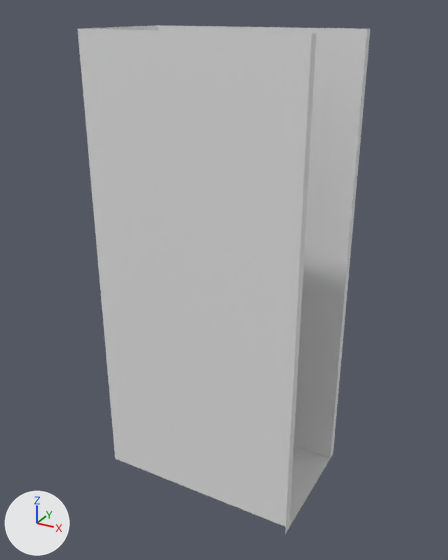
Before and after pictures for a commit that changed the OBJ model client/src/assets/models/building.004.obj.
Camera for both pictures: a camera (50 mm lens) standing at (21.7, -108.8, 103.6) and looking at (-38.1, -0.2, 49.3). Arrows for +X, +Y and +Z are at lower left; the lights stay in place. The picture after the commit comes second. Where no turn or scale is listed for an object, it has been applied to the vertices.

Before the edit, the objects in view are built like this:
```python
me_building_004 = bpy.data.meshes.new('Building.004')
me_building_004.from_pydata(...)  # 186 vertices, 198 faces; spans x -62.0..-15.0, y -15.0..15.0, z 0.5..100.0
# before: 0 (-15.0, -13.0, 100.0) at pixel (316, 33), 1 (-15.0, 13.0, 100.0) at pixel (367, 28), 6 (-15.0, -13.0, 0.5) at pixel (288, 528), 7 (-15.0, 13.0, 0.5) at pixel (330, 458), 182 (-15.0, 15.0, 100.0) at pixel (370, 28)
# before: 183 (-15.0, 15.0, 0.5) at pixel (333, 453), 184 (-15.0, -15.0, 100.0) at pixel (311, 33), 185 (-15.0, -15.0, 0.5) at pixel (285, 534)
ob_building_004 = bpy.data.objects.new('Building.004', me_building_004)
ob_building_004.location = (0.0, 0.0, 0.0)
```
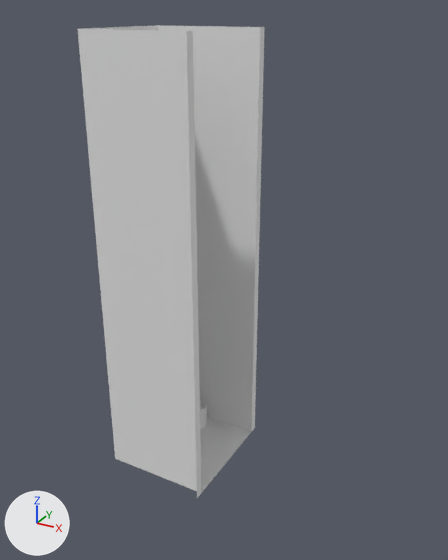
The newer file is also turned or shifted as a whole; pictures and numbers use the older file's frame.

What differs and where, as boxes (x1, y1, x2, y2) in the pictures (448 x 560 px):
'Building.004', reshaped (36% narrower, 7% shorter): before (78, 25, 370, 534); after (78, 25, 265, 498)

The change in detail:
me_building_004 is used by ob_building_004; location (0.0, 0.0, 0.0).
me_building_004 had 186 vertices, 198 faces and spanned x -62.0..-15.0, y -15.0..15.0, z 0.5..100.0.
me_building_004 now has 186 vertices, 198 faces and spans x -62.0..-37.0, y -15.0..15.0, z 0.5..100.0.
Part 1, on me_building_004:
Vertices 0, 1, 6, 7, 182 to 185 of me_building_004 move by (-22.0, 0.0, 0.0).
